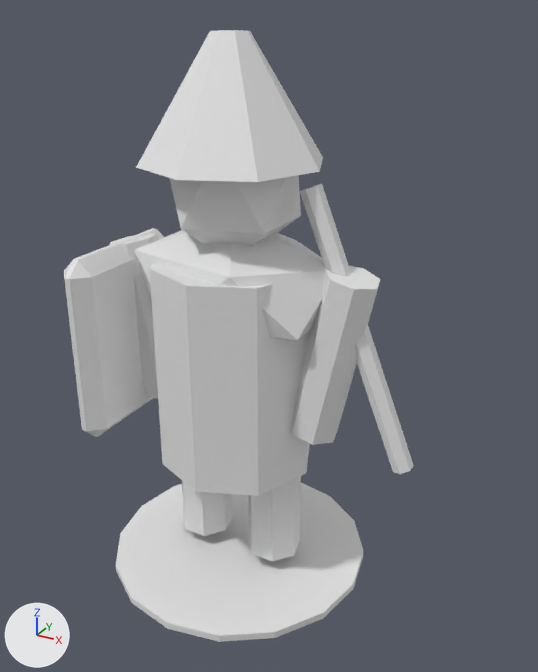
Two versions of the Blender file ArtSource/Blender/Vanguard.blend, one commit apart.
Both versions are drawn from a 50 mm lens placed at (1.172, -1.907, 1.852), pointed at (0.125, -0.003, 0.9). The lights are fixed; the arrows at lower left show +X, +Y and +Z. The older version comes first.

In view in the first picture: 'Arm', 'Arm.001', 'BlobShadow', 'Body', 'Head', 'Helmet', 'Leg', 'Leg.001', 'Shield', 'Shoulders', 'Weapon'.
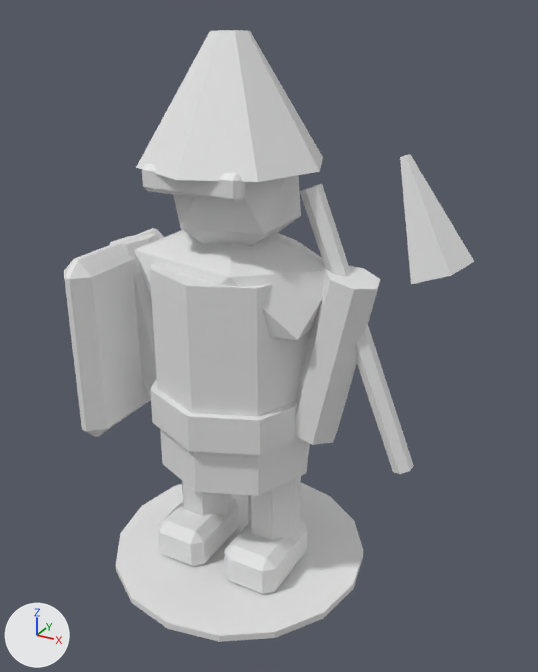
The change, as a diff of the scene's bpy script:
```diff
--- a/ArtSource/Blender/Vanguard.blend.py
+++ b/ArtSource/Blender/Vanguard.blend.py
@@ mat_dc_metal @@
+mat_dc_metal = principled_material('DC_Metal')
+mat_dc_metal.base_color = (0.8, 0.8, 0.8)  # white #e7e7e7
@@ me_weaponblade_mesh @@
+me_weaponblade_mesh.from_pydata(...)  # a 5-sided cut cone along z (radius 0.095 at the low end, 0.015 at the high end) spanning x -0.09..0.09, y -0.077..0.095, z -0.162..0.162
+me_weaponblade_mesh.materials.append(mat_dc_metal)  # white #e7e7e7
@@ me_boot_mesh_001 @@
+me_boot_mesh_001.from_pydata(...)  # 24 vertices, 26 faces; spans x -0.1..0.1, y -0.152..0.152, z -0.081..0.081
+me_boot_mesh_001.materials.append(mat_dc_stone)  # white #e7e7e7
@@ me_visor_mesh @@
+me_visor_mesh.from_pydata(...)  # 24 vertices, 26 faces; spans x -0.162..0.162, y -0.026..0.026, z -0.038..0.038
+me_visor_mesh.materials.append(mat_dc_metal)  # white #e7e7e7
@@ me_belt_mesh @@
+me_belt_mesh.from_pydata(...)  # an 8-sided cylinder along z spanning x -0.29..0.29, y -0.29..0.29, z -0.062..0.062
+me_belt_mesh.materials.append(mat_dc_stone)  # white #e7e7e7
@@ ob_weaponblade @@
+ob_weaponblade = bpy.data.objects.new('WeaponBlade', me_weaponblade_mesh)
+ob_weaponblade.location = (0.589, 0.0, 1.349)
+ob_weaponblade.rotation_euler = (0.0, -0.384, 0.0)  # degrees (0, -22, 0)
@@ ob_boot_001 @@
+ob_boot_001 = bpy.data.objects.new('Boot.001', me_boot_mesh_001)
+ob_boot_001.location = (0.142, -0.052, 0.095)
@@ ob_boot @@
+ob_boot = bpy.data.objects.new('Boot', me_boot_mesh_001.copy())
+ob_boot.location = (-0.142, -0.052, 0.095)
@@ ob_visor @@
+ob_visor = bpy.data.objects.new('Visor', me_visor_mesh)
+ob_visor.location = (0.0, -0.214, 1.415)
@@ ob_belt @@
+ob_belt = bpy.data.objects.new('Belt', me_belt_mesh)
+ob_belt.location = (0.0, 0.0, 0.655)
```

What differs and where, as boxes (x1, y1, x2, y2) in the pictures (538 x 672 px):
'Belt', added
    after: (150, 378, 299, 455)
'WeaponBlade', added
    after: (400, 154, 474, 284)
'Boot.001', added
    after: (225, 520, 307, 594)
'Boot', added
    after: (158, 497, 239, 567)
'Visor', added
    after: (142, 163, 245, 203)
